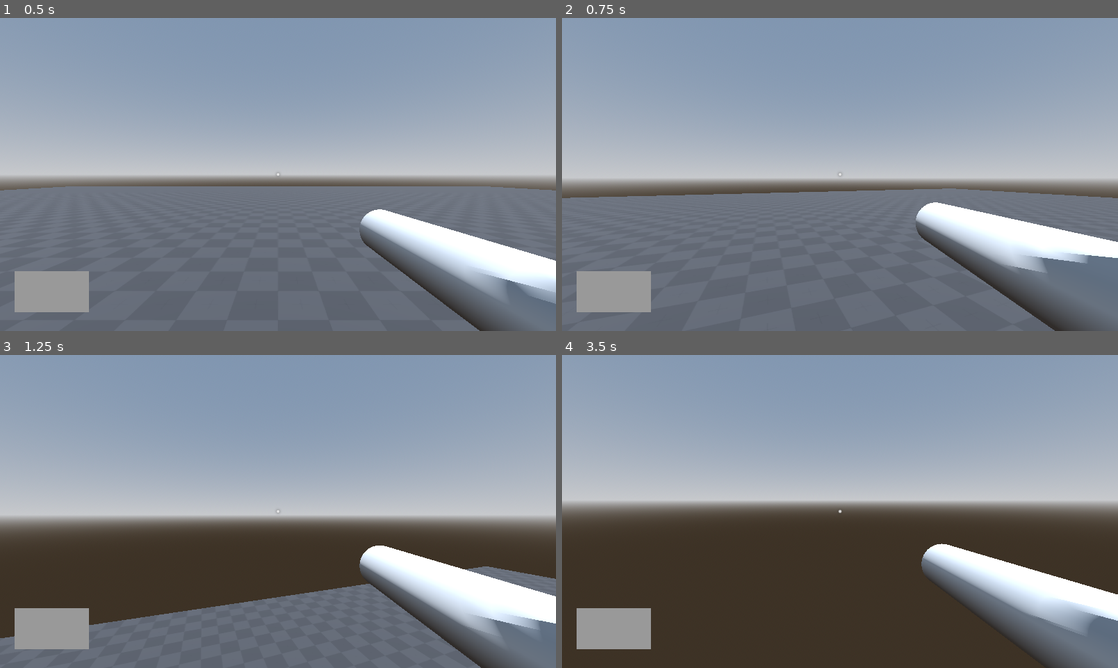
Above: before the commit, frames 1-4 (two rows, left to right).
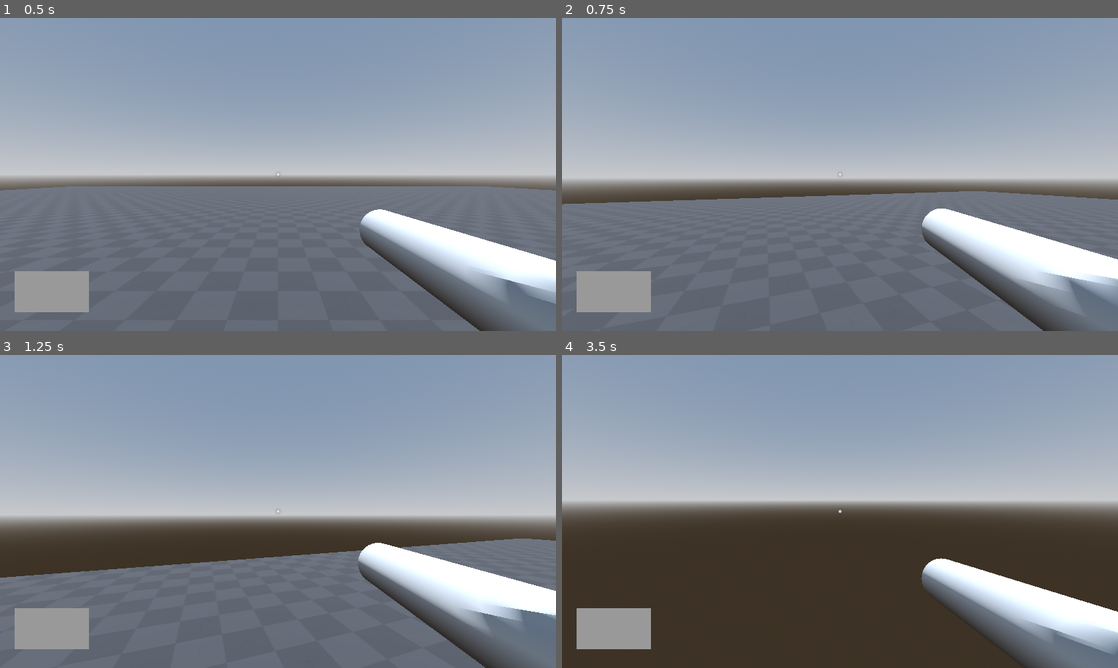
Above: after the commit, the same moments.

Repository: piksalchaos/spadooshka
Game: Godot game, scene res://scenes/test_world.tscn
Two runs of this game, one before a commit and one after it. Both use one fixed random seed, a clock stepped at 60 frames per second and the inputs below.
Inputs (mouse positions are in pixels of both pictures, inside the frame that each line leads up to):
- Up to frame 1 (0.5 s): no input
- Up to frame 2 (0.75 s): move the mouse to (867, 174) at 0.52 s; hold W (forward) from 0.53 s (still down); hold Shift (dash) from 0.53 s (still down)
- Up to frame 3 (1.25 s): keep holding W (forward); keep holding Shift (dash); tap Space (jump) at 0.77 s
- Up to frame 4 (3.5 s): keep holding W (forward); move the mouse to (812, 511) at 1.27 s; release Shift (dash) at 1.28 s; tap Shift (dash) at 1.35, 3.05 s; tap Space (jump) at 1.52, 3.02 s; move the mouse to (851, 505) at 2.02 s; hold Shift (dash) 2.03-2.78 s; tap E (interact) at 2.1 s; move the mouse to (834, 517) at 2.77 s; tap Mouse wheel down (item_slot_left) at 2.85 s

Frame 1 is identical in both runs. In frame 2, 6.9% of the frame differs, in the area x 0-100%, y 54-100%; in frame 3, 13%, in the area x 0-100%, y 58-100%; in frame 4, 7.7%.

Commit message:
fixed dash

Diff:
--- a/scenes/player.gd
+++ b/scenes/player.gd
@@ -13,15 +13,13 @@
 var is_speed_boosted: bool = false
 var can_dash: bool = true
 var is_dashing: bool = false
-var dash_direction: Vector3
 
 const MAX_ITEM_COUNT: int = 3
 const DEFAULT_SPEED: float = 10.0
 const BOOSTED_SPEED: float = 16.0
-const DASH_SPEED: float = 25.0
+const DASH_SPEED: float = 50.0
 const DEFAULT_JUMP_VELOCITY: float = 7.0
 const BOOSTED_JUMP_VELOCITY: float = 12.0
-
 
 func _ready():
 	Input.mouse_mode = Input.MOUSE_MODE_CAPTURED
@@ -41,8 +39,8 @@
 	if event.is_action_pressed("jump") and is_on_floor():
 		velocity.y = DEFAULT_JUMP_VELOCITY
 
-	if event.is_action_pressed("dash"):
-		velocity = -camera.global_transform.basis.z * DASH_SPEED
+	#if event.is_action_pressed("dash"):
+		#velocity = -camera.global_transform.basis.z * DASH_SPEED
 
 	if items.size() > 0:
 		if event.is_action_pressed("item_slot_right"):
@@ -85,15 +83,10 @@
 	if Input.is_action_just_pressed("dash"):
 		if can_dash:
 			is_dashing = true
-			dash_direction = camera.global_transform.basis.z * -1
-
-			velocity = DASH_SPEED * dash_direction
-
+			var dash_direction := camera.global_transform.basis.z * -1
+			velocity = dash_direction * DASH_SPEED
 			dash_timer.start()
-
-		can_dash = false
-
-
+			can_dash = false
 
 	move_and_slide()
 
@@ -111,6 +104,7 @@
 func _on_dash_timer_timeout() -> void:
 	is_dashing = false
 	if dash_cooldown_timer.is_stopped() and not can_dash:
+		velocity = Vector3.ZERO
 		dash_cooldown_timer.start()
 
 func _on_dash_cooldown_timer_timeout() -> void:
--- a/scenes/player.tscn
+++ b/scenes/player.tscn
@@ -154,6 +154,7 @@
 wait_time = 15.0
 
 [node name="DashTimer" type="Timer" parent="."]
+wait_time = 0.3
 one_shot = true
 
 [node name="DashCooldownTimer" type="Timer" parent="."]
